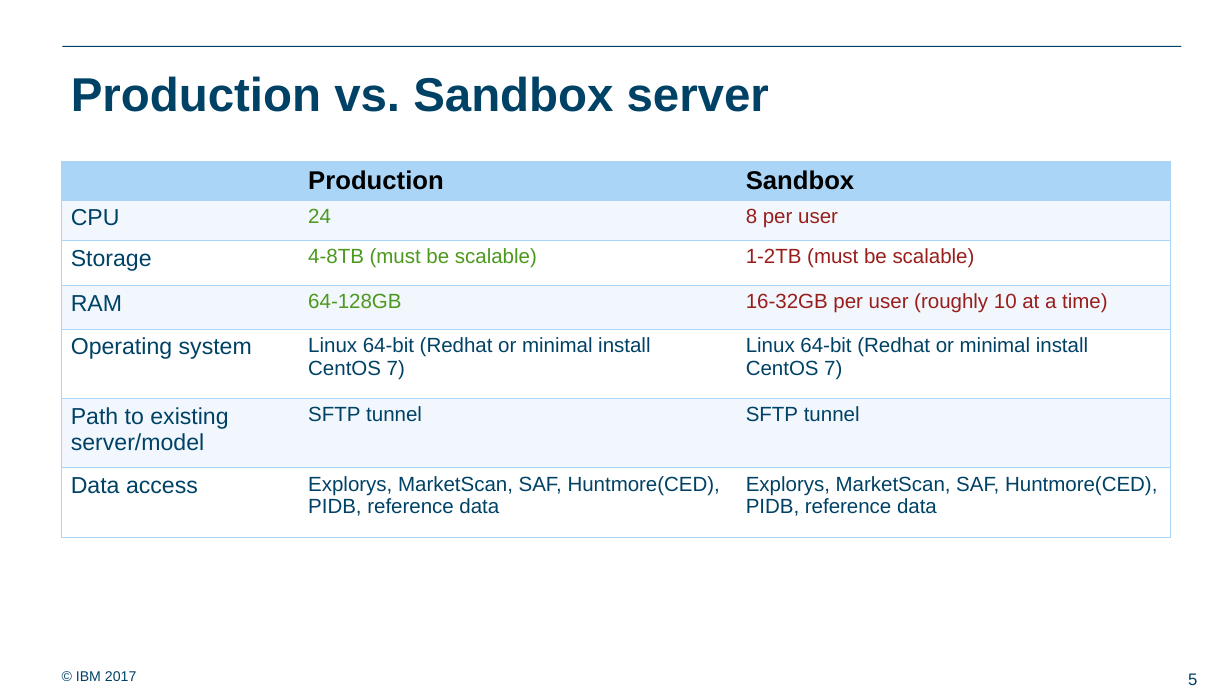
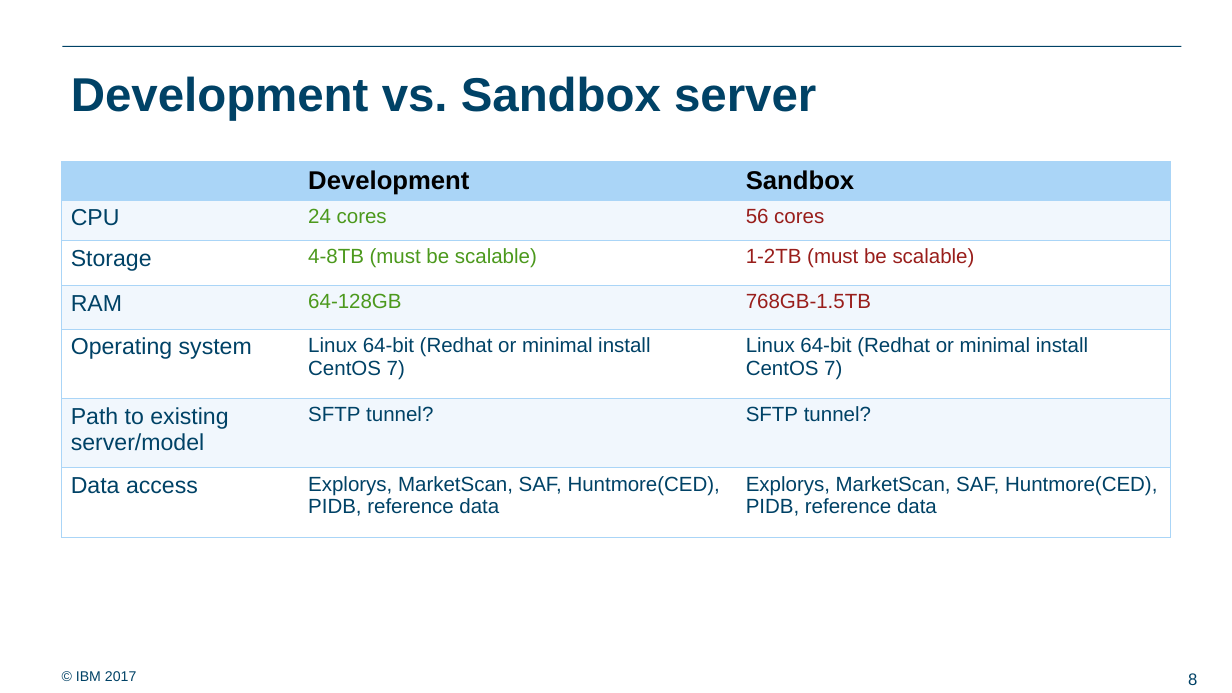
Before and after one commit to ralf0615/Analytics_project_backlog, a slide deck: slide 8 of Analytics_server_setup_v1.pptx (slide 5 before the commit). Drawn at 1232x693 pixels with LibreOffice and Linux fonts; fonts in the diff are those of the drawing; background and template pictures are left out. Boxes give left, top, right and bottom in pixels: in the first picture for what was removed or moved away, otherwise in the second. Text is boxed around its words. In the diff, an @@ line names an element or a change of style, - is before the commit and + after.

```diff
--- a/Analytics_server_setup_v1.pptx
+++ b/Analytics_server_setup_v1.pptx
@@ title at bbox=[71, 76, 816, 120]: text changed @@
-Production vs. Sandbox server
+Development vs. Sandbox server
@@ table at bbox=[62, 162, 1171, 539] @@
-row 1, column 2: Production
+row 1, column 2: Development
-row 2, column 2: 24
+row 2, column 2: 24 cores
-row 2, column 3: 8 per user
+row 2, column 3: 56 cores
-row 4, column 3: 16-32GB per user (roughly 10 at a time)
+row 4, column 3: 768GB-1.5TB
-row 6, column 2: SFTP tunnel
+row 6, column 2: SFTP tunnel?
-row 6, column 3: SFTP tunnel
+row 6, column 3: SFTP tunnel?
@@ page number at bbox=[1188, 673, 1197, 685]: text changed @@
-5
+8
```
Also in this commit, not shown: 3 other slides changed, 3 slides added, 3 other files.
